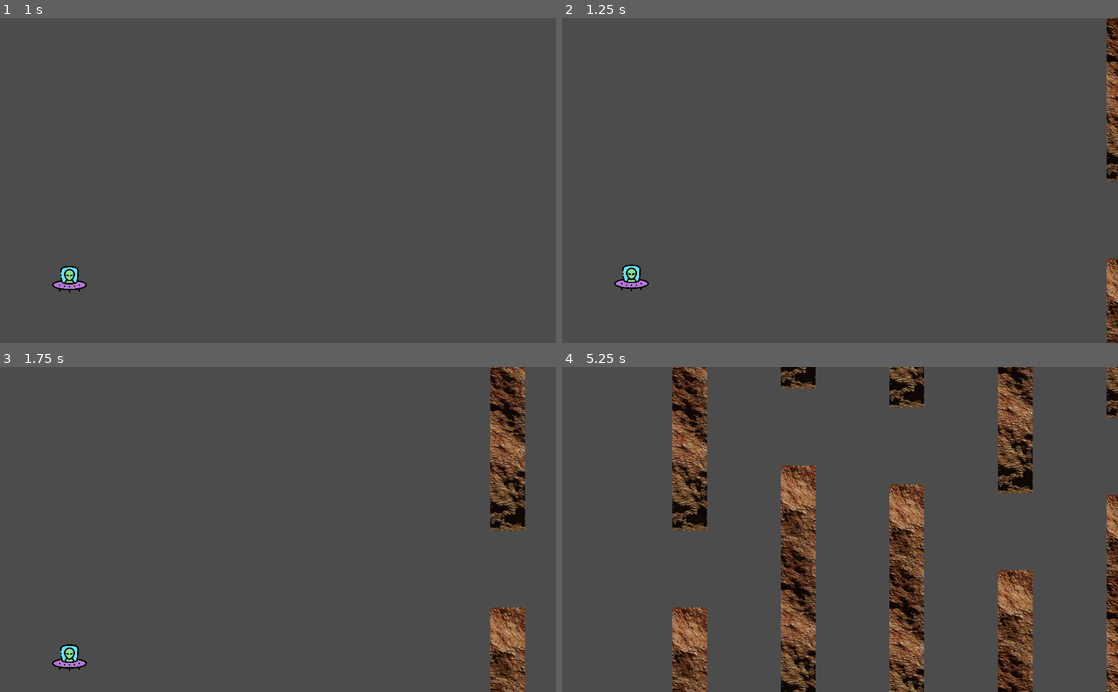
Above: before the commit, frames 1-4 (two rows, left to right).
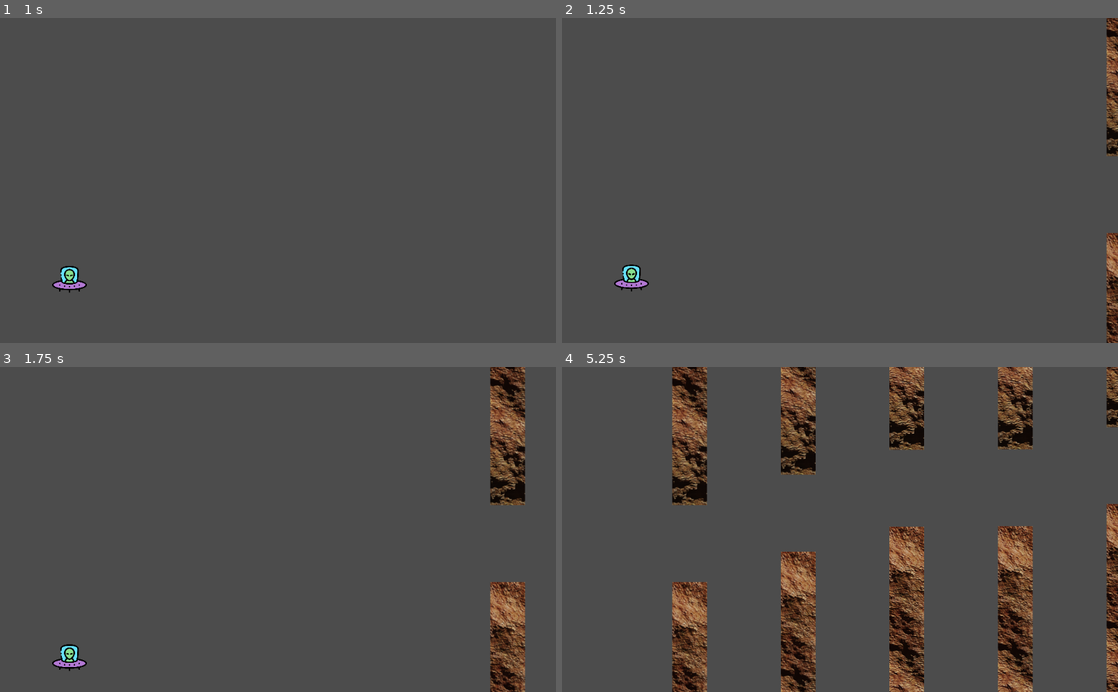
Above: after the commit, the same moments.

Repository: Chamerli-sh/Flappy-Things
Game: Godot game, scene res://World/World.tscn
The game is run twice, just before and just after one commit, with the same random seed, the same clock (stepped at 60 frames per second) and the same inputs. The project has no main scene, so this scene is started directly.
Inputs:
- Up to frame 1 (1 s): tap Up (jump) at 0.77 s
- Up to frame 2 (1.25 s): no input
- Up to frame 3 (1.75 s): tap Up (jump) at 1.52 s
- Up to frame 4 (5.25 s): tap Up (jump) at 3.02, 3.77, 4.52 s

Frame 1 is identical in both runs. In frame 2, 1.3% of the frame differs, in the area x 97-100%, y 0-100%; in frame 3, 4.1%; in frame 4, 20%, in the area x 19-100%, y 0-100%.

Commit message:
Remove the imposible positions

Diff:
--- a/World/PipeSpawner.gd
+++ b/World/PipeSpawner.gd
@@ -1,6 +1,7 @@
 extends Node2D
 
 onready var pipe_node = preload("res://Pipe/Pipe.tscn")
+var y = 0
 
 func spawn(y):
 	var pipe = pipe_node.instance()
@@ -8,5 +9,6 @@
 	pipe.global_position.y = y
 
 func _on_Timer_timeout():
-	var y = rand_range(-224, 224)
+	y = rand_range(y - 64, y + 64)
 	spawn(y)
+	print(y)
